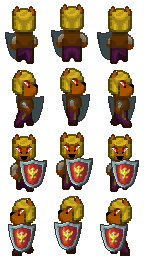
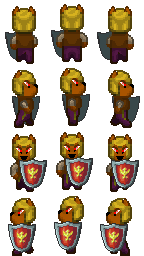
Layer changes from the first 144 × 256 image to the second:
painted on "shield-rear" over [12, 96, 140, 125]
